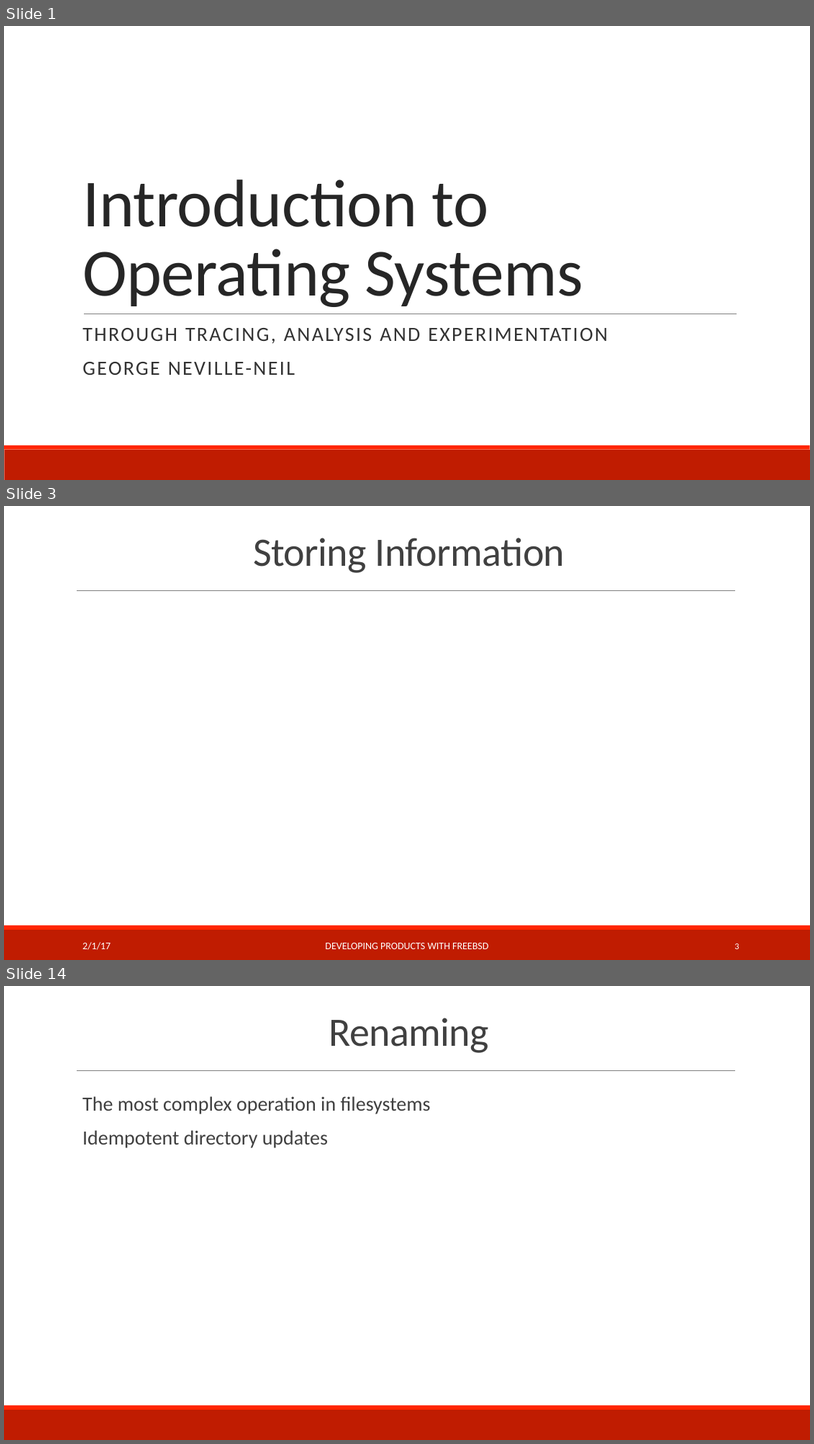
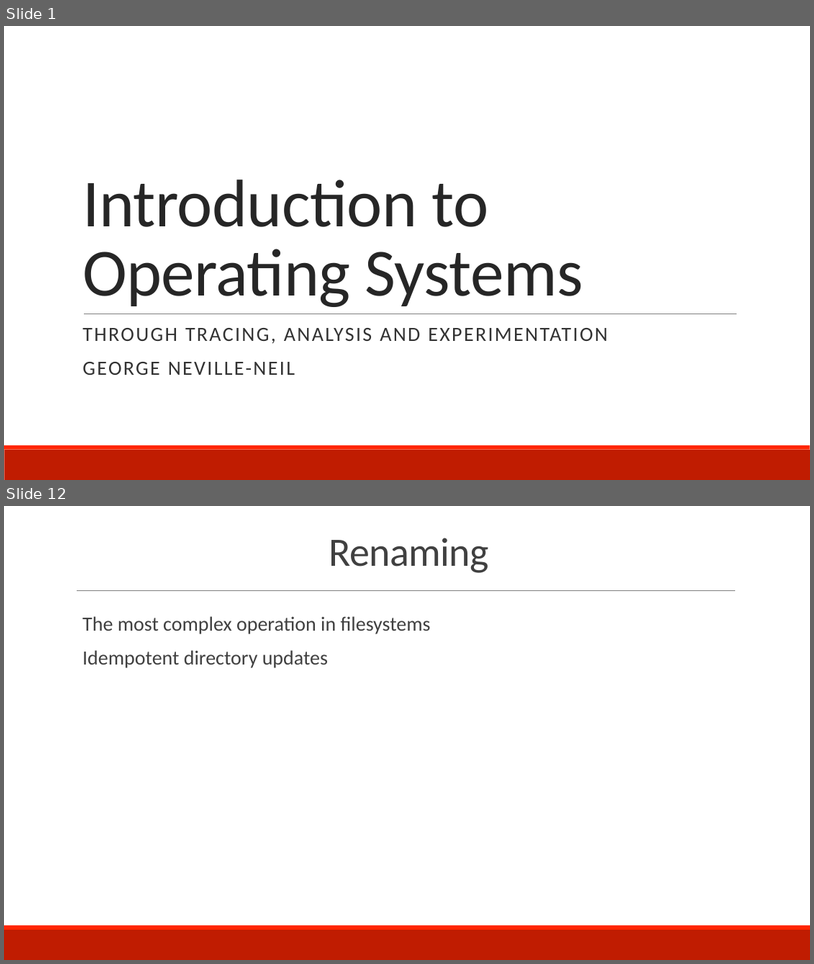
Before and after one commit to teachbsd/course, a slide deck: undergraduate/lectures/storage.pptx. Shown one above the other, each under a label of ours: slides 1, 3 and 14 before the commit, slides 1 and 12 after it; the slides between them are not shown. The pictures are 814x1444 and 814x964 pixels, drawn with LibreOffice and Linux fonts; fonts in the diff are those of the drawing; background and template pictures are left out. Boxes give left, top, right and bottom in pixels: in the first picture for what was removed or moved away, otherwise in the second. Text is boxed around its words. In the diff, an @@ line names an element or a change of style, - is before the commit and + after.

```diff
--- a/undergraduate/lectures/storage.pptx
+++ b/undergraduate/lectures/storage.pptx
@@ slide 3 removed at (x1=4, y1=506, x2=810, y2=960), background #FFFFFF; not listed: 3 template elements that a slide beside it also shows @@
@@ title removed at (x1=253, y1=538, x2=566, y2=573) @@
-Storing Information
@@ text removed at (x1=82, y1=942, x2=111, y2=950) @@
-2/1/17
@@ text removed at (x1=325, y1=942, x2=489, y2=949) @@
-DEVELOPING PRODUCTS WITH FREEBSD
@@ page number removed at (x1=735, y1=943, x2=739, y2=949) @@
-3
@@ what was slide 14 is now slide 12 @@
```
Also in this commit, not shown: 10 slides changed, 1 other slide removed.
